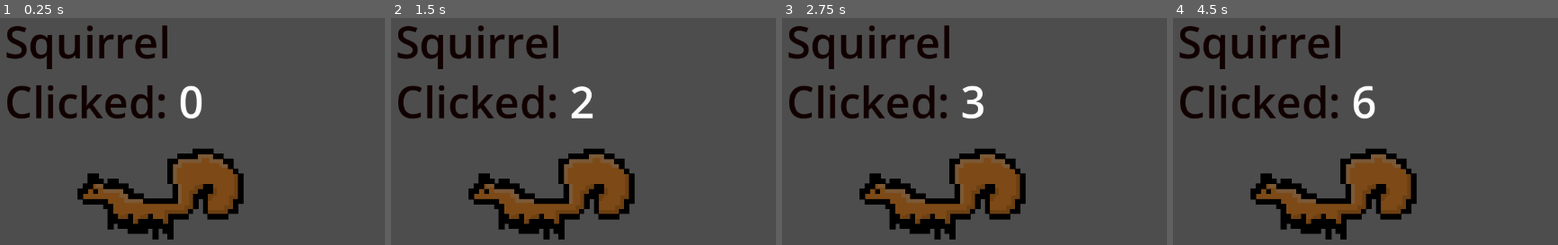
Above: before the commit, frames 1-4 (left to right).
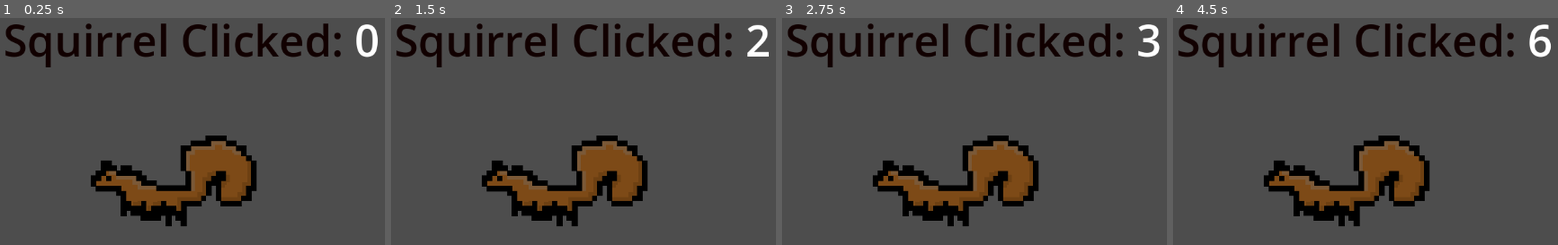
Above: after the commit, the same moments.

Repository: Teleportingsqirl/SquirrelClicker2.0
Game: Godot game, scene res://squirrelclicker.tscn
Same seed, same stepped clock (60 frames per second), same inputs: the game is played once before the commit and once after it.
Inputs (mouse positions are in pixels of both pictures, inside the frame that each line leads up to; where the layout moved, square brackets give the same spot in the first picture):
- Up to frame 1 (0.25 s): no input
- Up to frame 2 (1.5 s): click (575, 190) [564, 204] at 0.5 s; click (575, 190) [564, 204] at 1.25 s
- Up to frame 3 (2.75 s): click (966, 190) [955, 204] at 2 s
- Up to frame 4 (4.5 s): tap Enter at 2.75, 4.25 s; tap Space at 3.5 s

The runs differ from the first frame. In frame 1, 17% of the frame differs, in the area x 1-99%, y 2-98%; in frame 2, 17%; in frame 3, 17%; in frame 4, 17%.

Commit message:
update with background

Diff:
--- a/squirrelclicker.tscn
+++ b/squirrelclicker.tscn
@@ -6,6 +6,9 @@
 
 [node name="Node2D" type="Node2D"]
 script = ExtResource("1_crmfy")
+
+[node name="Camera2D" type="Camera2D" parent="."]
+position = Vector2(578, 327)
 
 [node name="Control" type="Control" parent="."]
 layout_mode = 3
@@ -18,10 +21,10 @@
 
 [node name="TextureButton" type="TextureButton" parent="Control"]
 layout_mode = 0
-offset_left = 311.0
-offset_top = 117.0
-offset_right = 778.0
-offset_bottom = 543.0
+offset_left = 334.0
+offset_top = 99.0
+offset_right = 801.0
+offset_bottom = 525.0
 texture_normal = ExtResource("3_crmfy")
 
 [node name="RichTextLabel" type="RichTextLabel" parent="Control"]
@@ -31,7 +34,7 @@
 anchor_bottom = 1.0
 offset_left = 277.0
 offset_top = 21.0
-offset_right = -334.0
+offset_right = -233.0
 offset_bottom = -448.0
 grow_horizontal = 2
 grow_vertical = 2
Binary file added: sprite-background.aseprite
Binary file added: sprite-background.png
